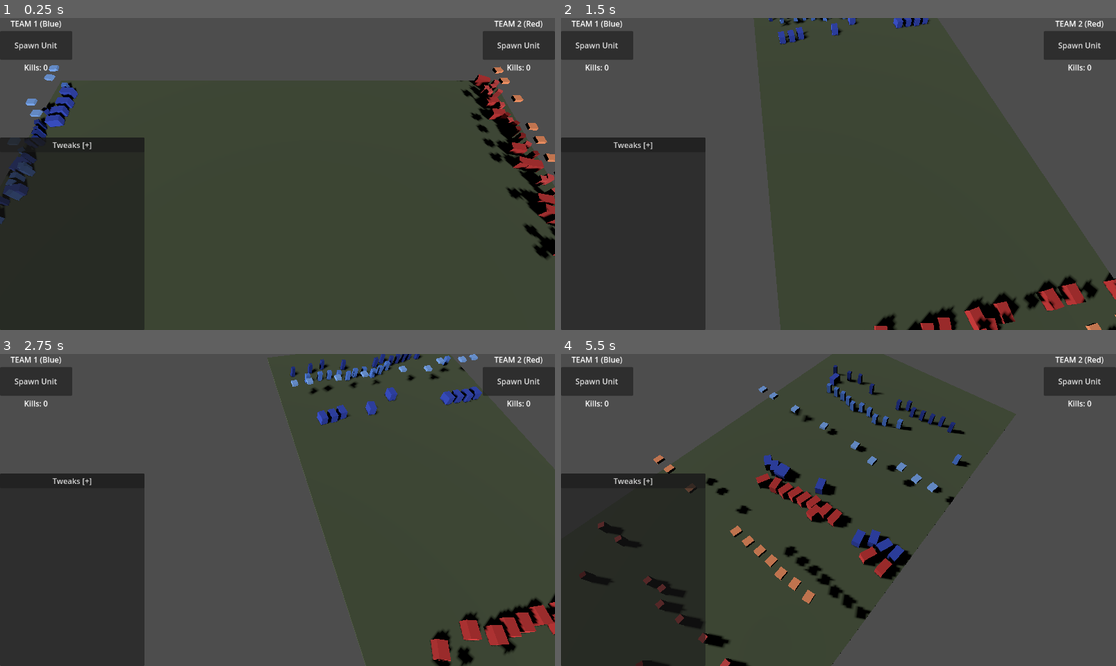
Above: before the commit, frames 1-4 (two rows, left to right).
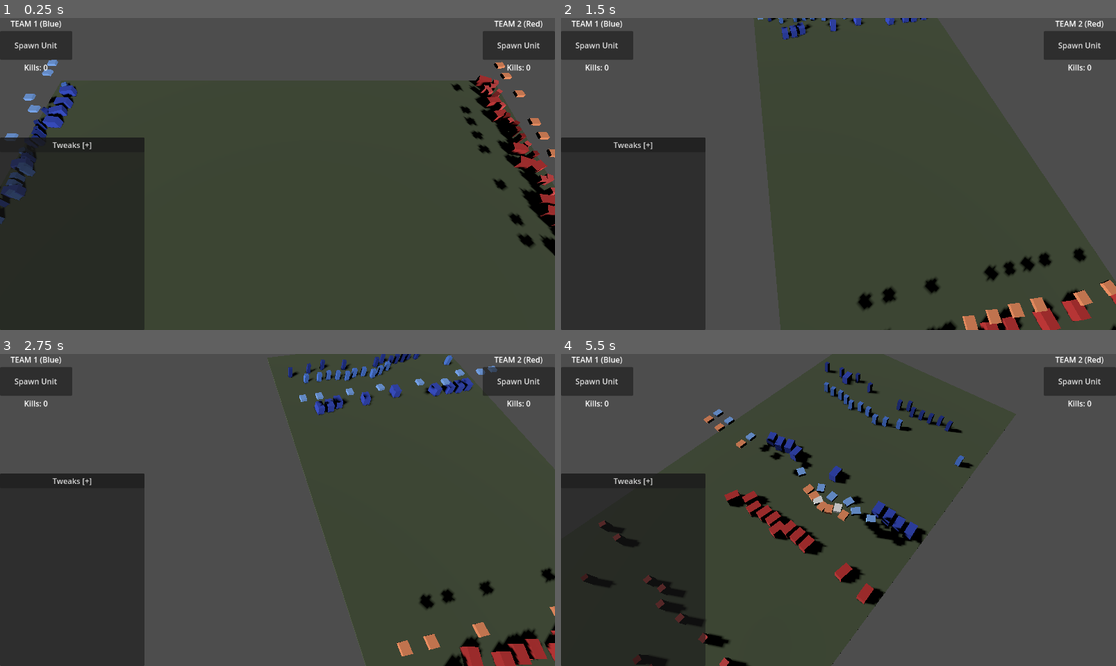
Above: after the commit, the same moments.

Repository: zoltan-szabo-boz/autobattler
Game: Godot game, scene res://scenes/main.tscn
Two runs of this game, one before a commit and one after it. Both use one fixed random seed, a clock stepped at 60 frames per second and the inputs below.
Inputs (mouse positions are in pixels of both pictures, inside the frame that each line leads up to):
- Up to frame 1 (0.25 s): no input
- Up to frame 2 (1.5 s): tap Enter at 0.5 s; move the mouse to (960, 158) at 0.52 s; hold D 0.53-1.28 s; hold Q 0.53-1.28 s; click (960, 158) at 0.67 s; move the mouse to (727, 189) at 1.27 s; hold Down (ui_down) from 1.28 s (still down); tap E at 1.35 s
- Up to frame 3 (2.75 s): move the mouse to (333, 441) at 2.02 s; release Down (ui_down) at 2.03 s; hold D from 2.03 s (still down); hold Z from 2.03 s (still down)
- Up to frame 4 (5.5 s): move the mouse to (810, 572) at 2.77 s; release D at 2.78 s; release Z at 2.78 s; hold Up (ui_up) 2.78-3.53 s; tap C at 2.85 s; click (810, 572) at 2.92 s; move the mouse to (1005, 556) at 3.52 s; hold A 3.53-5.03 s; tap 1 at 3.6 s; move the mouse to (672, 463) at 4.27 s; tap 2 at 4.35 s; move the mouse to (866, 510) at 5.02 s; hold Down (ui_down) from 5.03 s (still down); hold Q from 5.03 s (still down); click (866, 510) at 5.17 s

The runs differ from the first frame. In frame 1, 2.4% of the frame differs, in the area x 0-100%, y 13-78%; in frame 2, 4.2%; in frame 3, 5.4%; in frame 4, 8.3%, in the area x 3-75%, y 2-100%.

Commit message:
tweak flyer values

Diff:
--- a/scripts/game_config.gd
+++ b/scripts/game_config.gd
@@ -20,7 +20,7 @@
 # UNIT STATS - CAVALRY
 # =============================================================================
 @export var cavalry_hp: float = 80.0
-@export var cavalry_speed: float = 7.0
+@export var cavalry_speed: float = 6.0
 @export var cavalry_damage: float = 25.0
 @export var cavalry_attack_delay: float = 1.2
 @export var cavalry_attack_range: float = 1.8
@@ -37,11 +37,11 @@
 # UNIT STATS - FLYER (Eagle)
 # =============================================================================
 @export var flyer_hp: float = 60.0
-@export var flyer_speed: float = 5.0
+@export var flyer_speed: float = 7.0
 @export var flyer_damage: float = 18.0
 @export var flyer_attack_delay: float = 1.5
 @export var flyer_attack_range: float = 2.0  # Air-to-air/dive attack range
-@export var flyer_altitude: float = 4.0  # Height above ground
+@export var flyer_altitude: float = 5.0  # Height above ground
 
 # =============================================================================
 # PROJECTILE
Not shown, changed: docs/index.pck
